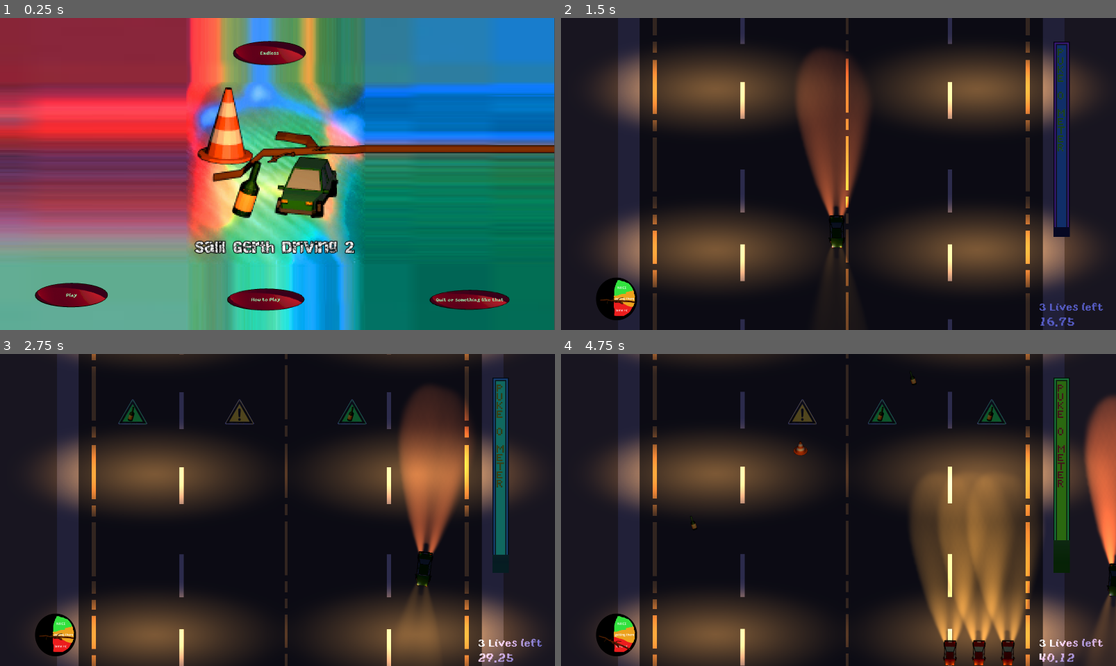
Above: before the commit, frames 1-4 (two rows, left to right).
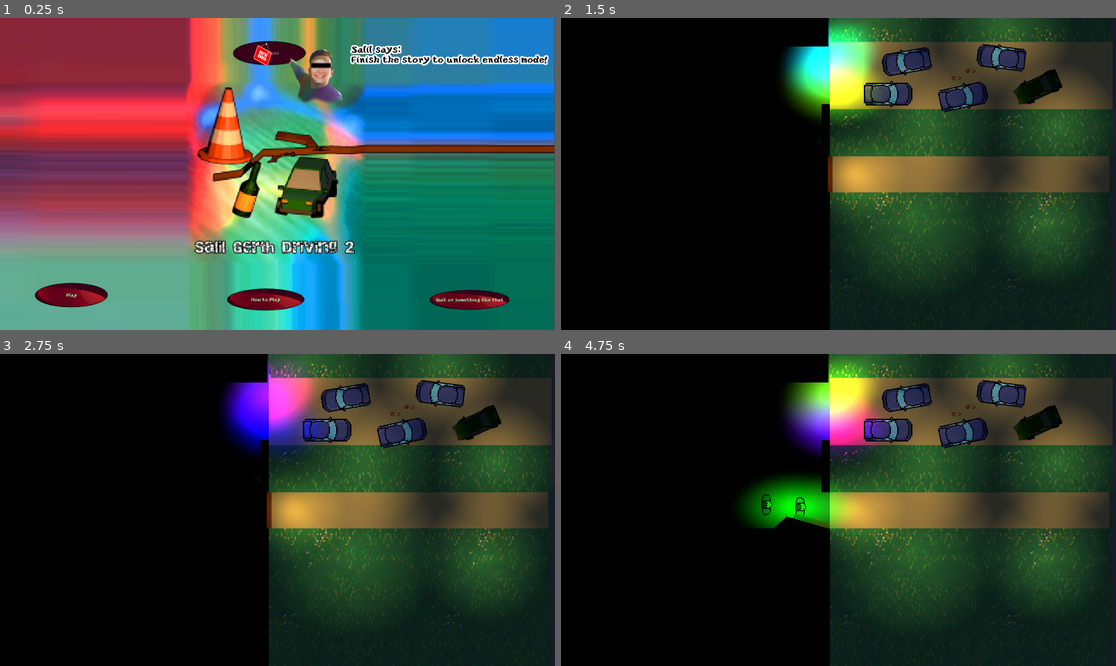
Above: after the commit, the same moments.

Repository: tudorhutu/Salil-Gerth-Driving-2
Game: Godot game, scene res://Scenes/main_menu.tscn
Two runs of this game, one before a commit and one after it. Both use one fixed random seed, a clock stepped at 60 frames per second and the inputs below. Sound files missing from this copy of the repository are replaced by a short silence.
Inputs (mouse positions are in pixels of both pictures, inside the frame that each line leads up to):
- Up to frame 1 (0.25 s): no input
- Up to frame 2 (1.5 s): click (832, 52) at 0.5 s, where only the run before the commit has a clickable "Endless"; click (633, 295) at 1.25 s, where only the run after the commit has a clickable "Play"
- Up to frame 3 (2.75 s): move the mouse to (399, 494) at 2.02 s; hold Right (ui_right) from 2.03 s (still down)
- Up to frame 4 (4.75 s): move the mouse to (727, 525) at 2.77 s; release Right (ui_right) at 2.78 s; hold Left (ui_left) 2.78-3.53 s; move the mouse to (894, 441) at 3.52 s; hold Right (ui_right) 3.53-4.28 s; move the mouse to (810, 572) at 4.27 s; hold Up (ui_up) from 4.28 s (still down)

The runs differ from the first frame. In frame 1, 2.7% of the frame differs, in the area x 42-99%, y 7-28%; in frame 2, 72%; in frame 3, 76%; in frame 4, 78%, in the area x 0-100%, y 0-100%.

Commit message:
animation timer

Diff:
--- a/Scenes/Cutscenes/Intro.tscn
+++ b/Scenes/Cutscenes/Intro.tscn
@@ -846,3 +846,9 @@
 rotation = -2.07821
 scale = Vector2(0.02, 0.017)
 texture = ExtResource("7_1cvth")
+
+[node name="Timer" type="Timer" parent="."]
+wait_time = 37.0
+autostart = true
+
+[connection signal="timeout" from="Timer" to="." method="_on_timer_timeout"]
--- a/Scenes/main_menu.tscn
+++ b/Scenes/main_menu.tscn
@@ -6,6 +6,8 @@
 [ext_resource type="FontFile" uid="uid://bhuhi4yo5rvro" path="res://Fonts/yoster.ttf" id="4_2t6j1"]
 [ext_resource type="AudioStream" uid="uid://8sckr2vs4mjt" path="res://Textures/MENU/hover.wav" id="5_0b7d4"]
 [ext_resource type="AudioStream" uid="uid://7e44jqfklj5p" path="res://Textures/MENU/EXTREMELY LOUD INCORRECT BUZZER [TubeRipper.com].mp3" id="6_tqrll"]
+[ext_resource type="Texture2D" uid="uid://clpvv601x4f1y" path="res://Textures/MENU/hello.png" id="7_p17o5"]
+[ext_resource type="Texture2D" uid="uid://bsh75j3obi3la" path="res://Textures/MENU/dead-wife.png" id="8_6vofa"]
 
 [node name="Control" type="Control"]
 layout_mode = 3
@@ -15,15 +17,6 @@
 grow_horizontal = 2
 grow_vertical = 2
 script = ExtResource("1_u10sa")
-
-[node name="play2" type="Button" parent="."]
-layout_mode = 0
-offset_left = 805.0
-offset_top = 79.0
-offset_right = 1059.0
-offset_bottom = 165.0
-theme = ExtResource("2_1ii1q")
-text = "Endless"
 
 [node name="play" type="Button" parent="."]
 layout_mode = 2
@@ -87,8 +80,47 @@
 stream = ExtResource("6_tqrll")
 volume_db = -37.868
 
-[connection signal="mouse_entered" from="play2" to="." method="_on_play_mouse_entered"]
-[connection signal="pressed" from="play2" to="." method="_on_play_2_pressed"]
+[node name="salillmenu" type="Control" parent="."]
+anchors_preset = 0
+offset_right = 40.0
+offset_bottom = 40.0
+
+[node name="Label" type="Label" parent="salillmenu"]
+z_index = 280
+layout_mode = 0
+offset_left = 1214.0
+offset_top = 94.0
+offset_right = 1525.0
+offset_bottom = 143.0
+theme_override_colors/font_color = Color(0, 0, 0, 1)
+theme_override_colors/font_outline_color = Color(1, 1, 1, 1)
+theme_override_constants/outline_size = 20
+theme_override_fonts/font = ExtResource("4_2t6j1")
+theme_override_font_sizes/font_size = 31
+text = "Salil says:
+Finish the story to unlock endless mode!"
+
+[node name="TextureRect" type="Sprite2D" parent="salillmenu"]
+z_index = 3115
+position = Vector2(1096, 204)
+scale = Vector2(0.330606, 0.330606)
+texture = ExtResource("7_p17o5")
+
+[node name="deadwife" type="Sprite2D" parent="salillmenu"]
+position = Vector2(1162, 253)
+scale = Vector2(0.440705, 0.440705)
+texture = ExtResource("8_6vofa")
+
+[node name="play2" type="Button" parent="."]
+layout_mode = 0
+offset_left = 805.0
+offset_top = 79.0
+offset_right = 1059.0
+offset_bottom = 165.0
+focus_mode = 0
+theme = ExtResource("2_1ii1q")
+text = "Endless"
+
 [connection signal="focus_entered" from="play" to="." method="_on_play_focus_entered"]
 [connection signal="mouse_entered" from="play" to="." method="_on_play_mouse_entered"]
 [connection signal="pressed" from="play" to="." method="_on_play_pressed"]
@@ -96,3 +128,5 @@
 [connection signal="mouse_entered" from="kys" to="." method="_on_kys_mouse_entered"]
 [connection signal="mouse_entered" from="quit" to="." method="_on_quit_mouse_entered"]
 [connection signal="pressed" from="quit" to="." method="_on_quit_pressed"]
+[connection signal="mouse_entered" from="play2" to="." method="_on_play_2_mouse_entered"]
+[connection signal="pressed" from="play2" to="." method="_on_play_2_pressed"]
--- a/Scripts/Global/Global.gd
+++ b/Scripts/Global/Global.gd
@@ -10,3 +10,4 @@
 var quitted = false
 var isEndless = false
 var endlessLives = 0
+var storyDone = false
--- a/Scripts/distance_2.gd
+++ b/Scripts/distance_2.gd
@@ -3,7 +3,7 @@
 @export var bar_margin: int = 20
 @export var bar_height: float = 10.0
 @export var min_value: float = 0.0
-@export var max_value: float = 2000.0
+@export var max_value: float = 20.0
 
 var current_progress: float = 0.0
 
@@ -20,12 +20,12 @@
 	draw_line(start_point, filled_end_point, Color.GREEN, bar_height)
 
 func _process(delta: float) -> void:
-	if Global.paused or Global.borasc:
+	if Global.paused or Global.borasc or Global.isEndless:
 		return
 	current_progress = (Global.distance - min_value) / (max_value - min_value)
 	current_progress = clamp(current_progress, 0.0, 1.0)
-	# Check if the progress is full (i.e., 100%)
 	if current_progress >= 1.0:
+		Global.storyDone = true
 		get_tree().change_scene_to_file("res://Scenes/Cutscenes/Outro.tscn")
 
 	queue_redraw()
--- a/Scripts/intro.gd
+++ b/Scripts/intro.gd
@@ -37,7 +37,6 @@
 	while true:
 		for light in lights:
 			if is_instance_valid(light):
-				# Assign a random color to each light
 				light.color = colors[randi() % colors.size()]
 		await get_tree().create_timer(flash_speed).timeout
 
@@ -49,3 +48,8 @@
 		if is_instance_valid(light):
 			var pulsate_intensity = min_intensity + (sin(time_passed + light.get_index()) * 0.5 + 0.5) * (max_intensity - min_intensity)
 			light.energy = pulsate_intensity
+
+
+func _on_timer_timeout() -> void:
+	print("hello?")
+	get_tree().change_scene_to_file("res://Scenes/main_scene.tscn")
--- a/Scripts/main_menu.gd
+++ b/Scripts/main_menu.gd
@@ -3,6 +3,15 @@
 
 # Called when the node enters the scene tree for the first time.
 func _ready() -> void:
+	$play2.disabled = true
+	$salillmenu/deadwife.hide()
+	$salillmenu/TextureRect.show()
+	if Global.storyDone:
+		$salillmenu/deadwife.show()
+		$salillmenu/TextureRect.hide()
+		$salillmenu/Label.text = "Salil says:
+My wife is dead"
+		$play2.disabled = false
 	if Global.quitted:
 		$quit.disabled = true
 	$NO.hide()
@@ -14,7 +23,7 @@
 
 
 func _on_play_pressed() -> void:
-	get_tree().change_scene_to_file("res://Scenes/main_scene.tscn")
+	get_tree().change_scene_to_file("res://Scenes/Cutscenes/Intro.tscn")
 	Global.paused = false
 	Global.isEndless = false
 
@@ -49,3 +58,8 @@
 func _on_play_2_pressed() -> void:
 	get_tree().change_scene_to_file("res://Scenes/main_scene.tscn")
 	Global.isEndless = true
+
+
+func _on_play_2_mouse_entered() -> void:
+	if Global.storyDone:
+		$hober.play()
--- a/Scripts/main_scene.gd
+++ b/Scripts/main_scene.gd
@@ -3,6 +3,7 @@
 var paused: bool = false
 
 func _ready() -> void:
+	Global.storyDone = false
 	$livesLeft/DISCLAIMER.hide()
 	$gover.hide()
 	$gover2.hide()
@@ -16,7 +17,7 @@
 	$Distance.show()
 	$livesLeft.hide()
 	if Global.isEndless:
-		Global.endlessLives = 3
+		Global.endlessLives = -1
 		$livesLeft.show()
 		$EndlessScore.show()
 		$Distance.hide()
--- a/Scripts/outro.gd
+++ b/Scripts/outro.gd
@@ -9,4 +9,4 @@
 
 # Called every frame. 'delta' is the elapsed time since the previous frame.
 func _process(delta: float) -> void:
-	pass
+	get_tree().change_scene_to_file("res://Scenes/main_menu.tscn")
Not shown: 1 places in Scenes/Cutscenes/Intro.tscn that only renumber resources
Not shown: 1 places in Scenes/main_menu.tscn that only renumber resources
Binary file added: Textures/MENU/dead-wife.png
Binary file added: Textures/MENU/hello.png
